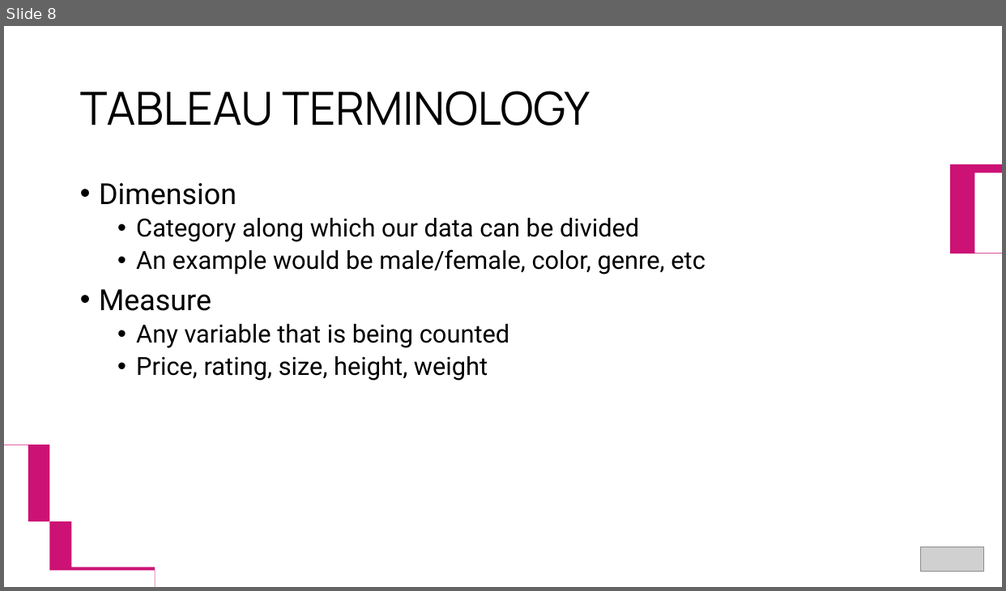
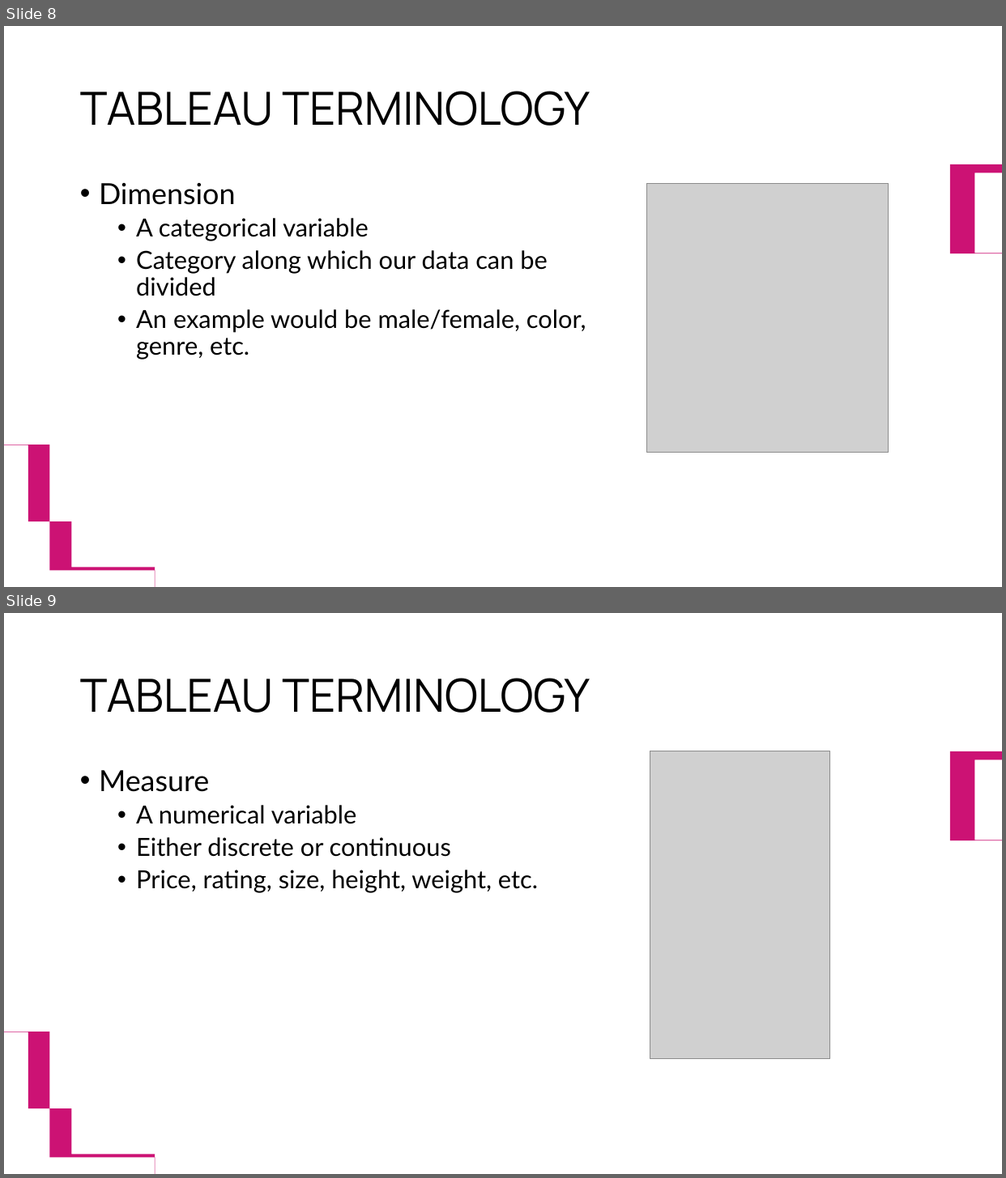
Before and after one commit to Shuvo-saha/Visual-Analytics-with-Tableau, a slide deck: Visual Analytics with Tableau.pptx. Shown one above the other, each under a label of ours: slide 8 before the commit, slides 8 and 9 after it. The pictures are 1006x591 and 1006x1178 pixels, drawn with LibreOffice and Linux fonts; fonts in the diff are those of the drawing; grey boxes stand for pictures. Boxes give left, top, right and bottom in pixels: in the first picture for what was removed or moved away, otherwise in the second. Text is boxed around its words. In the diff, an @@ line names an element or a change of style, - is before the commit and + after.

Commit message:
Updated slides
Made it more visual, added photos and removed the logo. General structure remains the same

```diff
--- a/Visual Analytics with Tableau.pptx
+++ b/Visual Analytics with Tableau.pptx
@@ slide 9 added at box(4, 613, 1002, 1174), background #FFFFFF @@
@@ title added at box(80, 678, 590, 713), 44 pt, text #000000 @@
+TABLEAU TERMINOLOGY
@@ picture added at box(650, 752, 829, 1059) @@
@@ freeform shape added at box(950, 752, 1002, 841), fill #CC1274 @@
@@ text added at box(99, 770, 538, 893), 24 pt, text #000000 @@
+• Measure
+  • A numerical variable
+  • Either discrete or continuous
+  • Price, rating, size, height, weight, etc.
@@ freeform shape added at box(4, 1033, 155, 1174), fill #CC1274 @@
@@ slide 8 changed as well @@
@@ text at box(99, 183, 548, 297): font Roboto to Lato in "Dimension", "Category along which our data can be ..." @@
@@ picture added at box(647, 183, 889, 453) @@
@@ text at box(136, 218, 368, 241): paragraph added @@
+  • A categorical variable
@@ text at box(136, 310, 586, 360): text changed; font Roboto to Lato @@
-  • An example would be male/female, color, genre, etc
-• Measure
-  • Any variable that is being counted
-  • Price, rating, size, height, weight
+  • An example would be male/female, color, genre, etc.
@@ picture removed at box(921, 548, 985, 572) @@
```
Also in this commit, not shown: 17 other slides changed, 1 other slide added.
